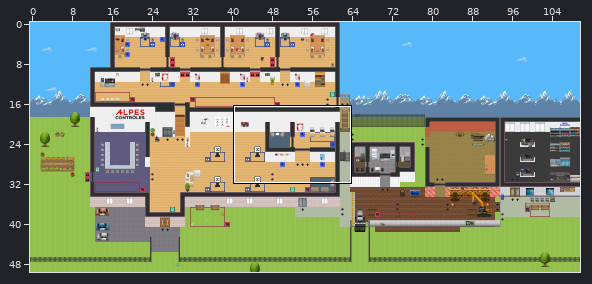
Tiled map (JSON), stored at maps/map.tmj. The first picture is a wide view before the edit; the outline marks the close-up.
Close-up. Earlier state:
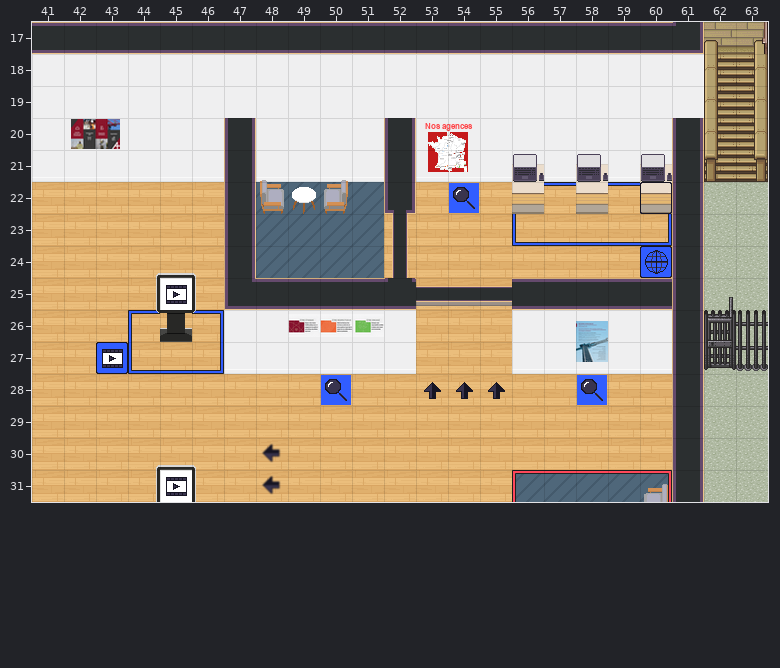
Cells are 32x32 px. Shown: x 41..63, y 17..31. The commit also changed other parts of the map, which this record leaves out.
Once edited:
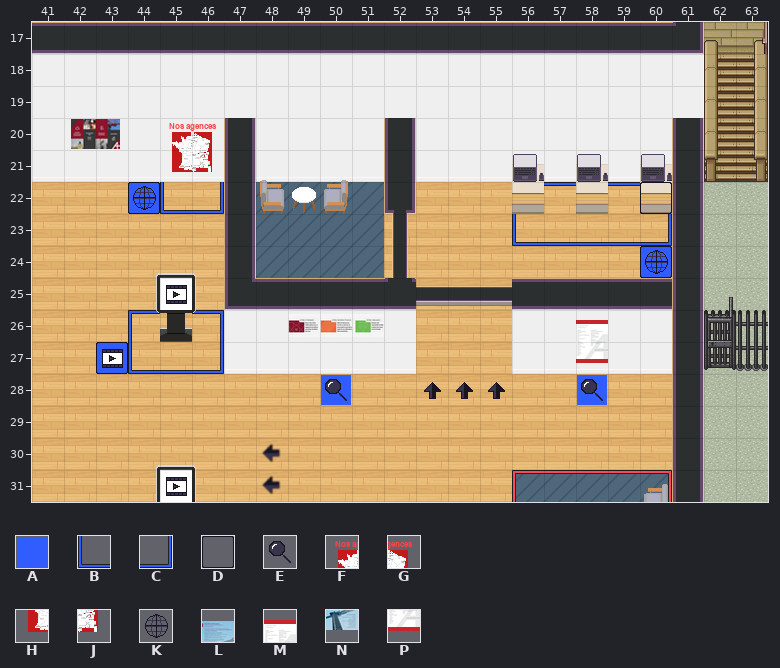
Key: from "Chunk 1": A 118, B 119, C 120, D 210; from "Chunk 2": E 34, F 110, G 111, H 122, J 123, K 134; from "Chunk 3": L 12, M 13, N 21, P 22.
_ is an empty cell, . an unchanged one.
Changes in this commit:
--- layer "floor/aboveFloor"
@@ x 44..54 @@
-22 _.........A
+22 A........._
--- layer "furniture/belowFurniture"
@@ x 45..54 @@
-22 __.......E
+22 BC......._
--- layer "furniture/furniture"
@@ x 44..54 @@
-20 .__......FG
-21 .__......HJ
-22 _..........
+20 .FG......__
+21 .HJ......__
+22 K..........
@@ x 58..58 @@
-26 L
-27 N
+26 M
+27 P
--- layer "furniture/aboveFurniture"
@@ x 44..44 @@
-22 _
+22 D
Changed places in both close-ups, as pixel boxes (x1, y1, x2, y2):
added: (128, 123, 224, 214)
removed: (425, 123, 479, 213)
changed: (576, 320, 608, 363)
